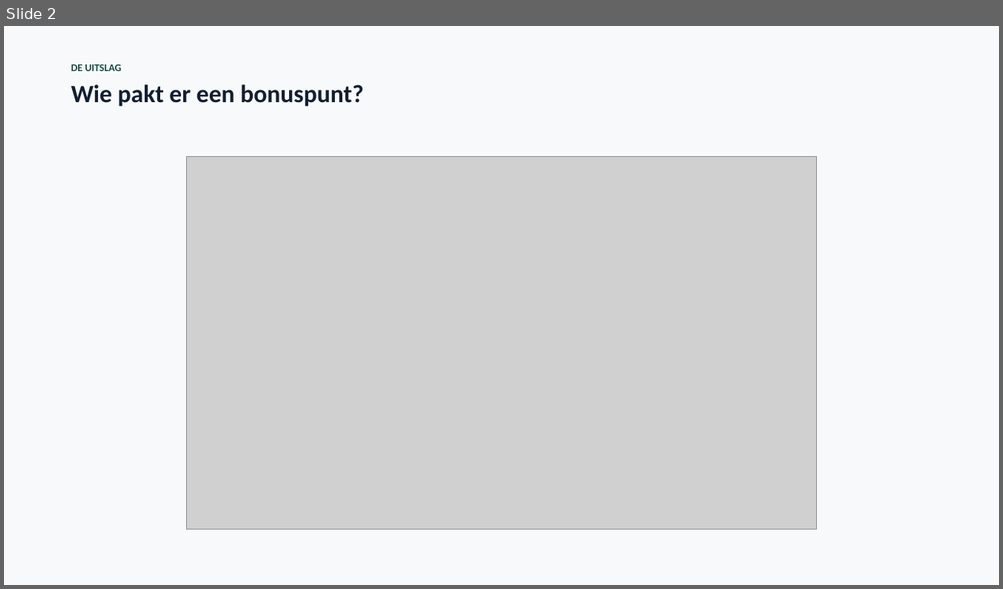
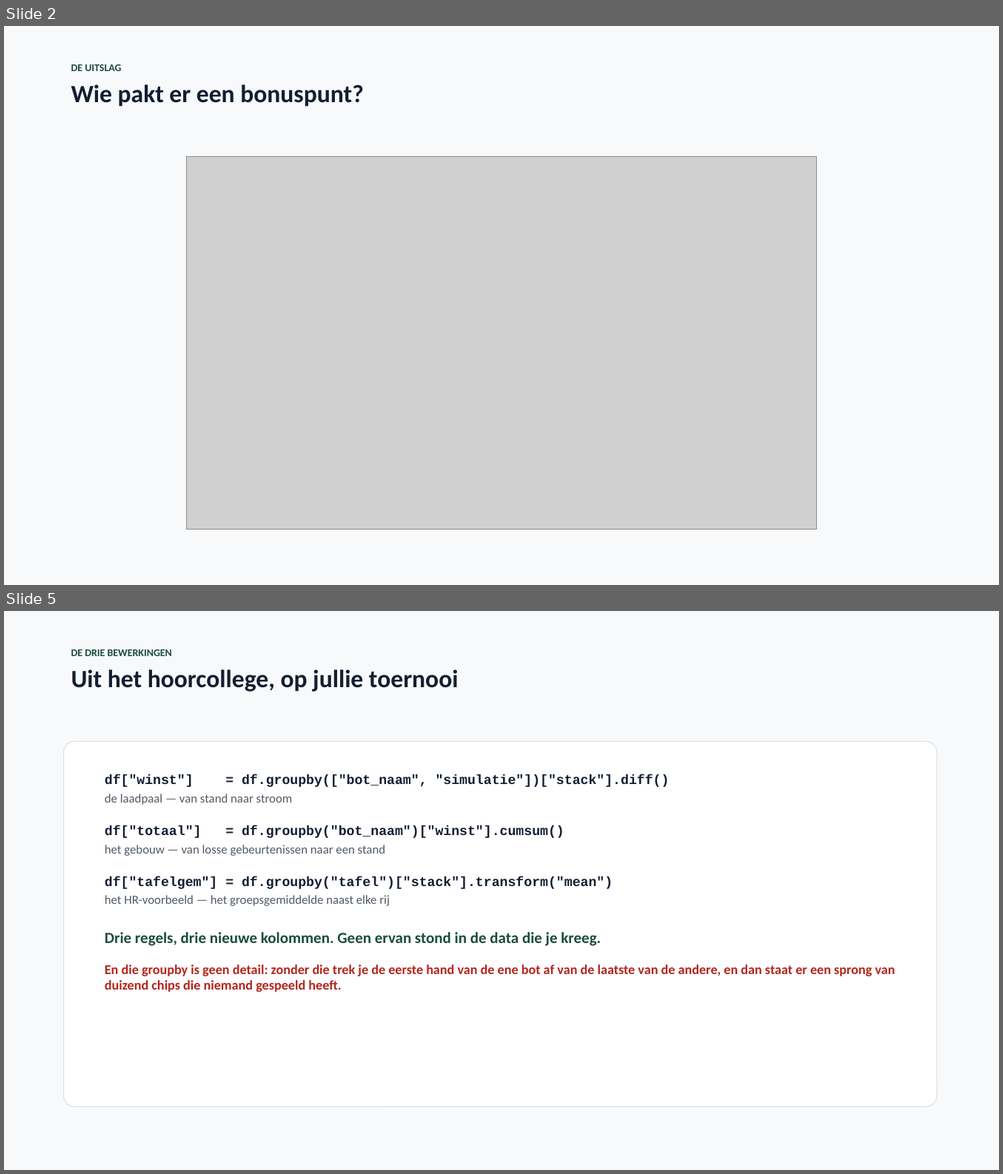
Before and after one commit to finturion/poker-analytics-challenge, a slide deck: powerpoints/Data_Science_Werkcollege8.pptx. Shown one above the other, each under a label of ours: slide 2 before the commit, slides 2 and 5 after it; the slides between them are not shown. The pictures are 1003x589 and 1003x1174 pixels, drawn with LibreOffice and Linux fonts; fonts in the diff are those of the drawing; grey boxes stand for pictures. Boxes give left, top, right and bottom in pixels: in the first picture for what was removed or moved away, otherwise in the second. Text is boxed around its words. In the diff, an @@ line names an element or a change of style, - is before the commit and + after.

```diff
--- a/powerpoints/Data_Science_Werkcollege8.pptx
+++ b/powerpoints/Data_Science_Werkcollege8.pptx
@@ slide 5 added at [4, 611, 999, 1170], background #FFFFFF @@
@@ rectangle added at [4, 611, 999, 1170], fill #F8F9FA @@
@@ text added at [71, 649, 458, 692], 24 pt, text #121E31, bold @@
+DE DRIE BEWERKINGEN
+Uit het hoorcollege, op jullie toernooi
@@ rounded rectangle added at [64, 741, 936, 1107], fill #FFFFFF, outline #DCE1E6 0.75 pt @@
@@ text added at [105, 775, 895, 992], 13 pt, text #121E31, bold @@
+df["winst"] = df.groupby(["bot_naam", "simulatie"])["stack"].diff()
+de laadpaal — van stand naar stroom
+df["totaal"] = df.groupby("bot_naam")["winst"].cumsum()
+het gebouw — van losse gebeurtenissen naar een stand
+df["tafelgem"] = df.groupby("tafel")["stack"].transform("mean")
+het HR-voorbeeld — het groepsgemiddelde naast elke rij
+Drie regels, drie nieuwe kolommen. Geen ervan stond in de data die je kreeg.
+En die groupby is geen detail: zonder die trek je de eerste hand van de ene bot af van de laatste van de andere, en dan staat er een sprong van duizend chips die niemand gespeeld heeft.
```
Also in this commit, not shown: 4 other slides added, 1 slide removed, 6 other files.
